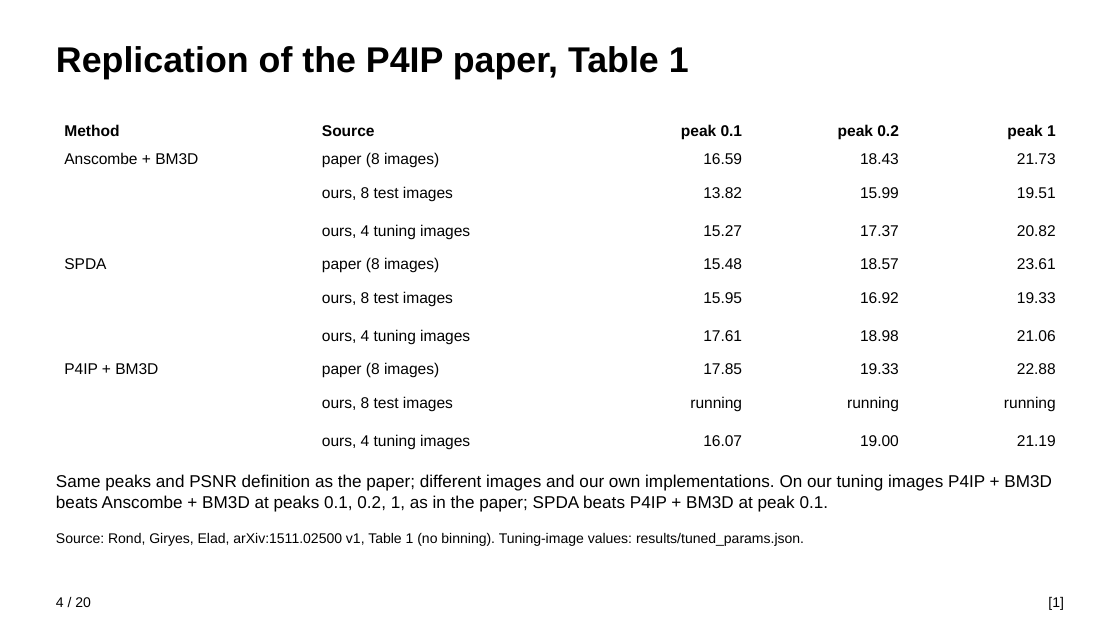
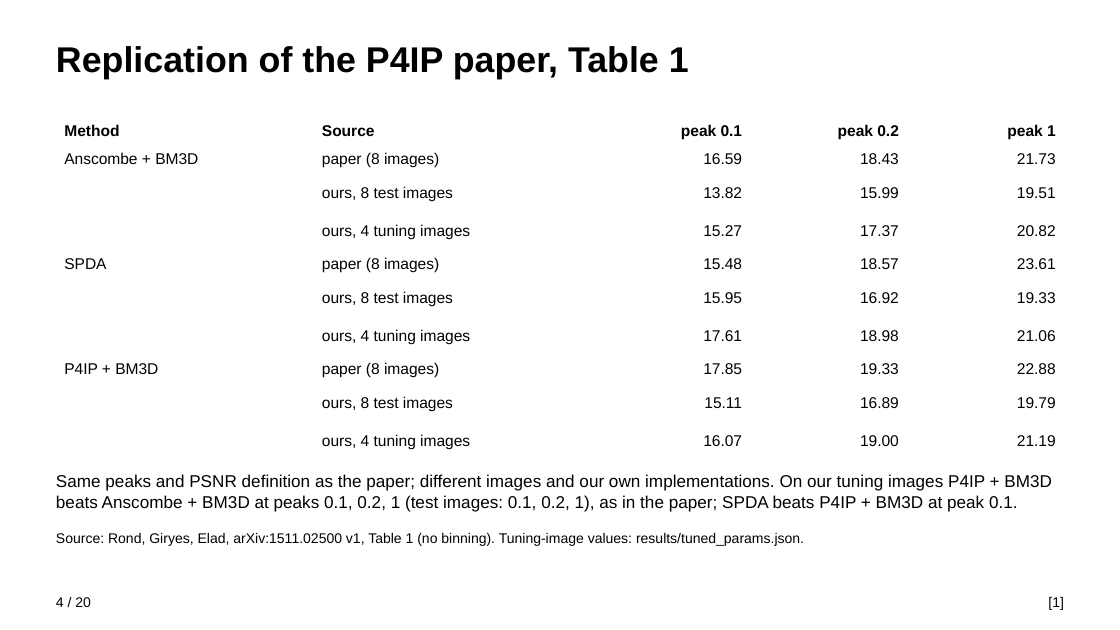
Before and after one commit to tarantulass/EE779-Poisson-Denoising, a slide deck: slide 4 of output/EE779_results.pptx. Drawn at 1120x630 pixels with LibreOffice and Linux fonts; fonts in the diff are those of the drawing. Boxes give left, top, right and bottom in pixels: in the first picture for what was removed or moved away, otherwise in the second. Text is boxed around its words. In the diff, an @@ line names an element or a change of style, - is before the commit and + after.

```diff
--- a/output/EE779_results.pptx
+++ b/output/EE779_results.pptx
@@ table at (x1=56, y1=118, x2=1064, y2=454) @@
-row 9:  | ours, 8 test images | running | running | running
+row 9:  | ours, 8 test images | 15.11 | 16.89 | 19.79
@@ text at (x1=56, y1=474, x2=1052, y2=512): text changed @@
-Same peaks and PSNR definition as the paper; different images and our own implementations. On our tuning images P4IP + BM3D beats Anscombe + BM3D at peaks 0.1, 0.2, 1, as in the paper; SPDA beats P4IP + BM3D at peak 0.1.
+Same peaks and PSNR definition as the paper; different images and our own implementations. On our tuning images P4IP + BM3D beats Anscombe + BM3D at peaks 0.1, 0.2, 1 (test images: 0.1, 0.2, 1), as in the paper; SPDA beats P4IP + BM3D at peak 0.1.
```
Also in this commit, not shown: 9 other slides changed, 2 other files.
